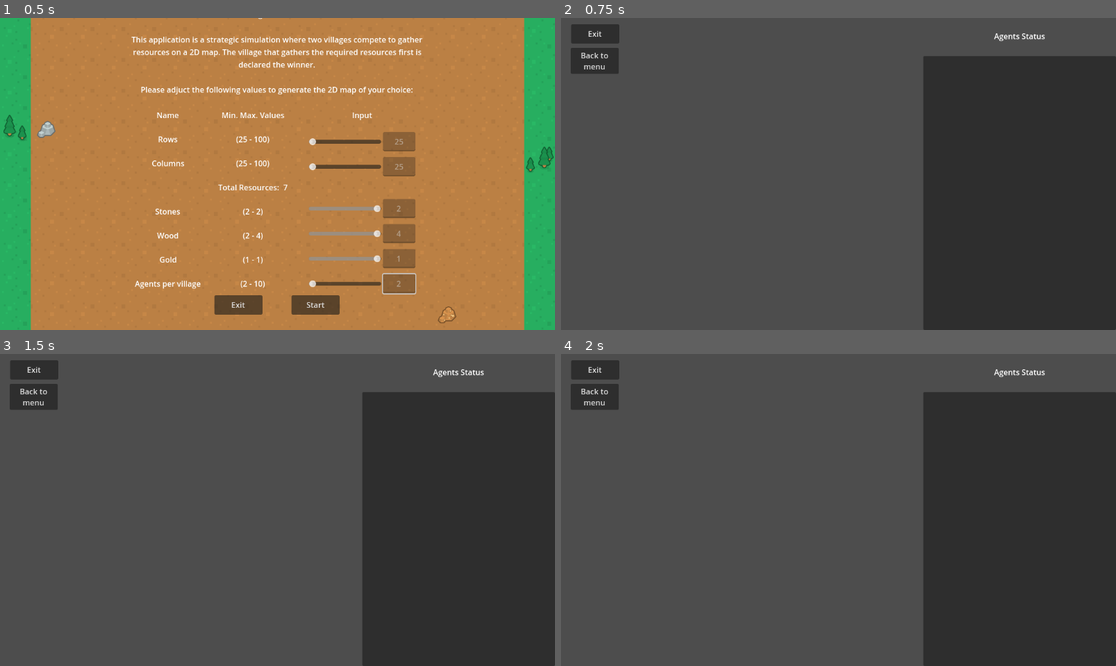
Above: before the commit, frames 1-4 (two rows, left to right).
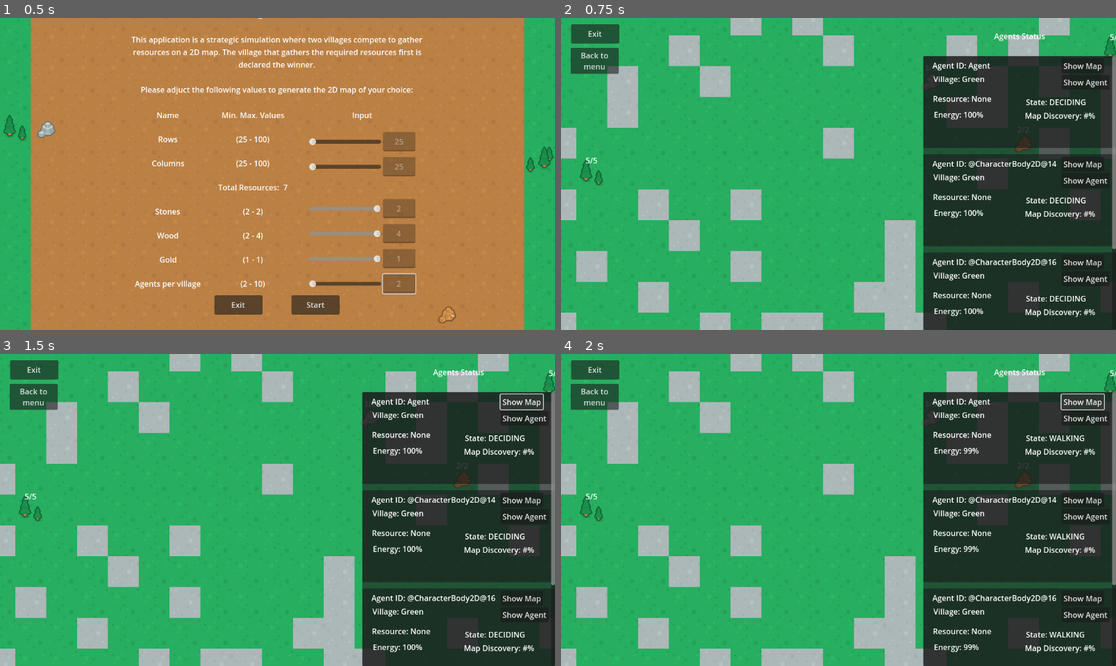
Above: after the commit, the same moments.

Repository: ApostolisSiampanis/intelligent-agents
Game: Godot game, scene res://scenes/input_screen.tscn
The game is run twice, just before and just after one commit, with the same random seed, the same clock (stepped at 60 frames per second) and the same inputs.
Inputs (mouse positions are in pixels of both pictures, inside the frame that each line leads up to):
- Up to frame 1 (0.5 s): no input
- Up to frame 2 (0.75 s): click "Start" at 0.5 s
- Up to frame 3 (1.5 s): click (521, 400) at 1.25 s, where only the run after the commit has a clickable "Show Map"
- Up to frame 4 (2 s): no input

Frame 1 is identical in both runs. In frame 2, 74% of the frame differs, in the area x 0-100%, y 0-100%; in frame 3, 74%; in frame 4, 74%.
Error before the commit: Invalid call. Nonexistent function 'center_on_tile_map' in base 'Camera2D (camera_movement.gd)'. (res://scripts/map_generator.gd:64)

Commit message:
- update the camera_movement.gd

Diff:
--- a/scripts/camera_movement.gd
+++ b/scripts/camera_movement.gd
@@ -2,43 +2,45 @@
 
 @onready var tile_map = $"../TileMap"
 @onready var v_box_container_agents_list = %VBoxContainerAgentsList
-@export var zoom_speed: float = 10
+@export var zoom_speed : float = 10
 
-var zoom_target: Vector2
-var drag_start_mouse_pos := Vector2.ZERO
-var drag_start_camera_pos := Vector2.ZERO
-var is_dragging := false
+var zoom_target : Vector2
+
+var drag_start_mouse_pos = Vector2.ZERO
+var drag_start_camera_pos = Vector2.ZERO
+var is_dragging : bool = false
+var followed_agent : Node = null
 
 func _ready():
 	zoom_target = zoom
+	center_on_tile_map()
+	pass
 
 func _process(delta):
-	if is_mouse_in_tilemap() and not is_mouse_over_gui():
-		zoom_camera()
-		simple_pan(delta)
-		click_and_drag()
-
-func is_mouse_in_tilemap() -> bool:
-	var mouse_pos = get_global_mouse_position()
-	var tilemap_rect = tile_map.get_used_rect()
-	tilemap_rect.position *= CommonVariables.TILE_SIZE
-	tilemap_rect.size *= CommonVariables.TILE_SIZE
-	return tilemap_rect.has_point(mouse_pos)
+	if followed_agent:
+		var viewport_size = get_viewport().get_visible_rect().size
+		position = followed_agent.global_position - viewport_size / 2
+	else:
+		if not is_mouse_over_gui():
+			zoom_camera(delta)
+			simple_pan(delta)
+			click_and_drag()
 
 func is_mouse_over_gui() -> bool:
 	var mouse_pos = get_global_mouse_position()
 	return v_box_container_agents_list.get_global_rect().has_point(mouse_pos)
 
-
-func zoom_camera():
+func zoom_camera(delta):
 	if Input.is_action_just_pressed("camera_zoom_in"):
-		zoom_camera_to_cursor(0.015)
+		zoom_target *= 1.1
 
 	if Input.is_action_just_pressed("camera_zoom_out"):
-		zoom_camera_to_cursor(-0.015)
+		zoom_target *= 0.9
+
+	zoom = zoom.slerp(zoom_target, zoom_speed * delta)
 
 func simple_pan(delta):
-	var move_amount := Vector2.ZERO
+	var move_amount = Vector2.ZERO
 	if Input.is_action_pressed("camera_move_right"):
 		move_amount.x += 1
 
@@ -64,11 +66,21 @@
 		is_dragging = false
 
 	if is_dragging:
-		var move_vector: Vector2 = get_viewport().get_mouse_position() - drag_start_mouse_pos
+		var move_vector = get_viewport().get_mouse_position() - drag_start_mouse_pos
 		position = drag_start_camera_pos - move_vector * 1/zoom.x
 
-func zoom_camera_to_cursor(direction: float) -> void:
-	var previous_mouse_position: Vector2 = get_local_mouse_position()
-	zoom += zoom * zoom_speed * direction
-	var diff: Vector2 = previous_mouse_position - get_local_mouse_position()
-	offset += diff
+func follow_agent(agent):
+	followed_agent = agent
+
+func stop_following_agent():
+	followed_agent = null
+
+func center_on_tile_map():
+	# Ensure that cols and rows are initialized
+	if tile_map == null:
+		print("Tile map dimensions are not set.")
+		return
+
+	var viewport_size: Vector2 = get_viewport_rect().size
+	var tile_map_size: Vector2 = Vector2(tile_map.cols * 64, tile_map.rows * 64)
+	position = tile_map.position + (tile_map_size - viewport_size) / 2
